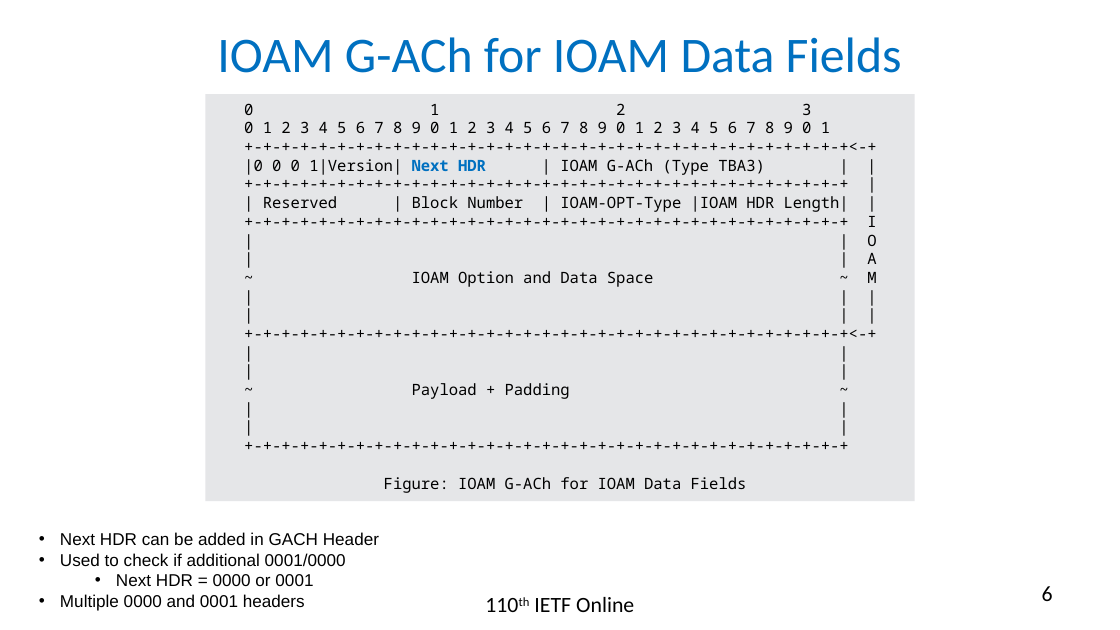
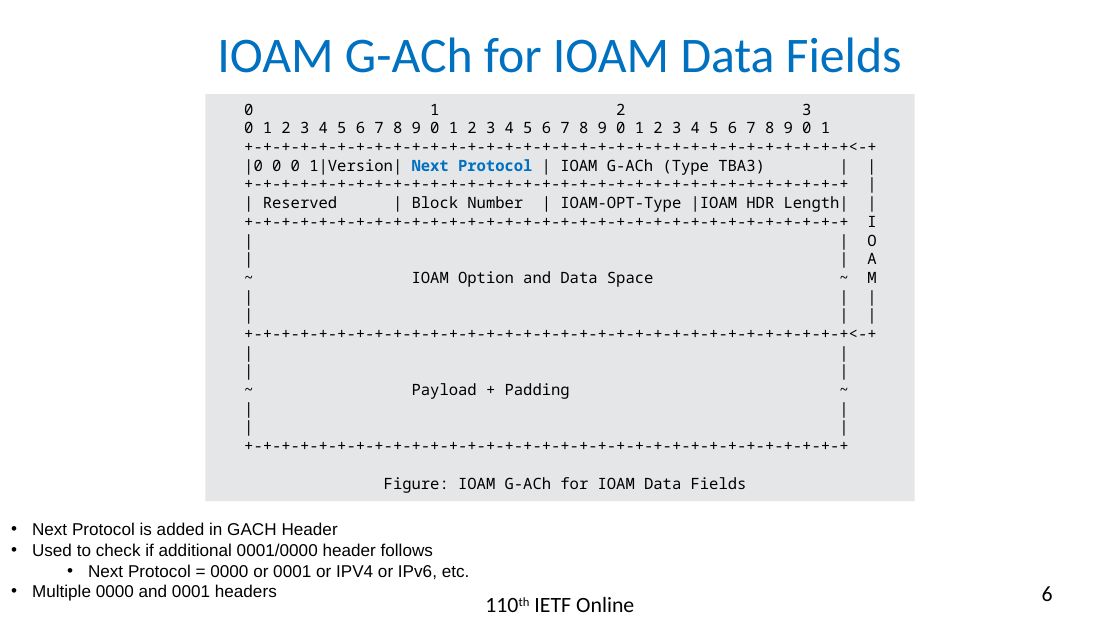
Before and after one commit to rakgandhi/ietf-slides, a slide deck: slide 6 of draft-gandhi-mpls-ioam-sr-06.pptx. Drawn at 1120x630 pixels with LibreOffice and Linux fonts; fonts in the diff are those of the drawing. Boxes give left, top, right and bottom in pixels: in the first picture for what was removed or moved away, otherwise in the second. Text is boxed around its words. In the diff, an @@ line names an element or a change of style, - is before the commit and + after.

```diff
--- a/draft-gandhi-mpls-ioam-sr-06.pptx
+++ b/draft-gandhi-mpls-ioam-sr-06.pptx
@@ text in rectangle at (244,159,765,175): text changed @@
-|0 0 0 1|Version| Next HDR | IOAM G-ACh (Type TBA3) | |
+|0 0 0 1|Version| Next Protocol | IOAM G-ACh (Type TBA3) | |
@@ text "Next Protocol is added in ...": place and size @@
-text "Next Protocol is added in ..." at (60,532,379,611)
+text "Next Protocol is added in ..." at (32,522,470,601)
@@ text at (32,522,470,579): text changed @@
-• Next HDR can be added in GACH Header
-• Used to check if additional 0001/0000
-  • Next HDR = 0000 or 0001
+• Next Protocol is added in GACH Header
+• Used to check if additional 0001/0000 header follows
+  • Next Protocol = 0000 or 0001 or IPV4 or IPv6, etc.
```
Also in this commit, not shown: 1 other slide changed, 1 slide added, 1 other file.
